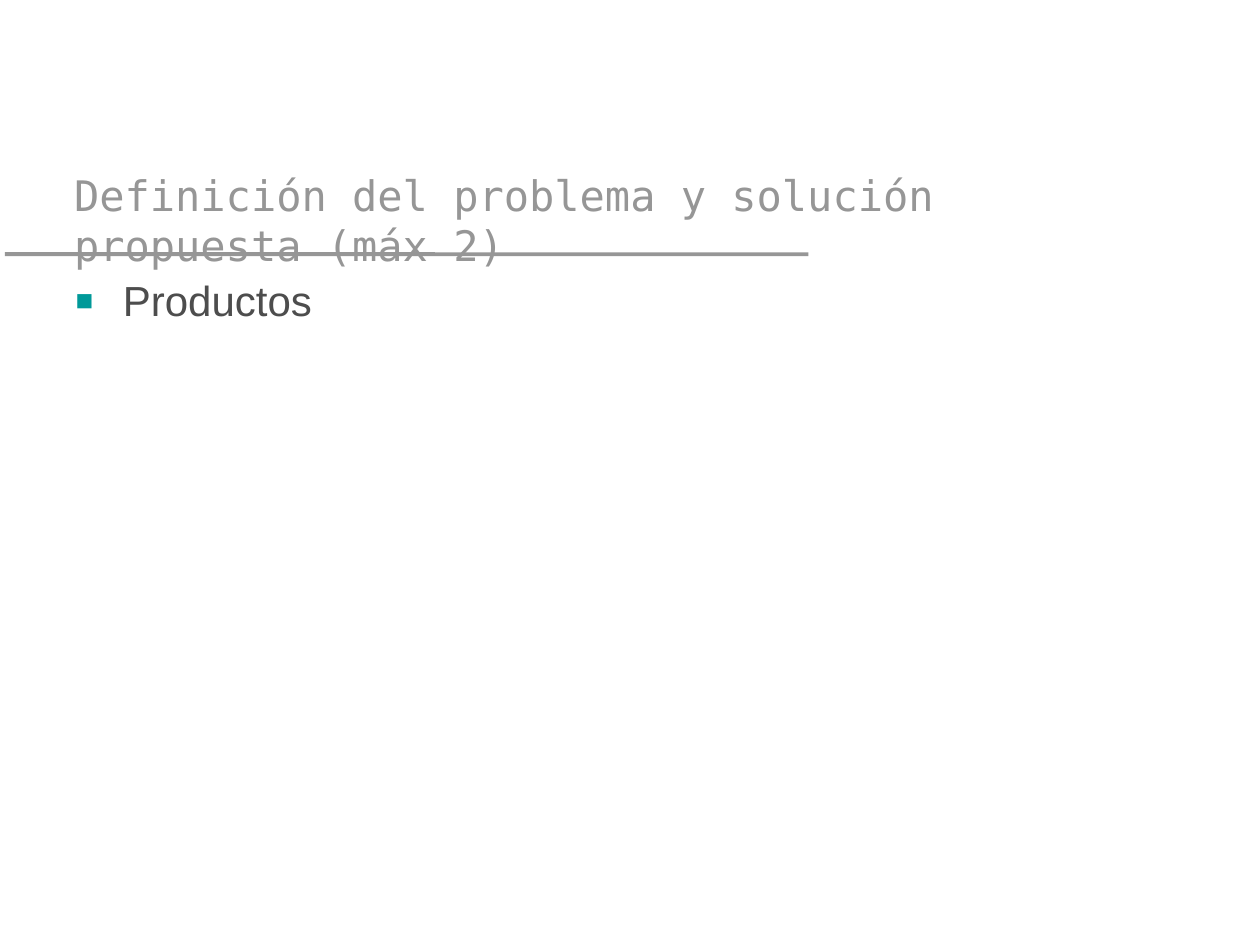
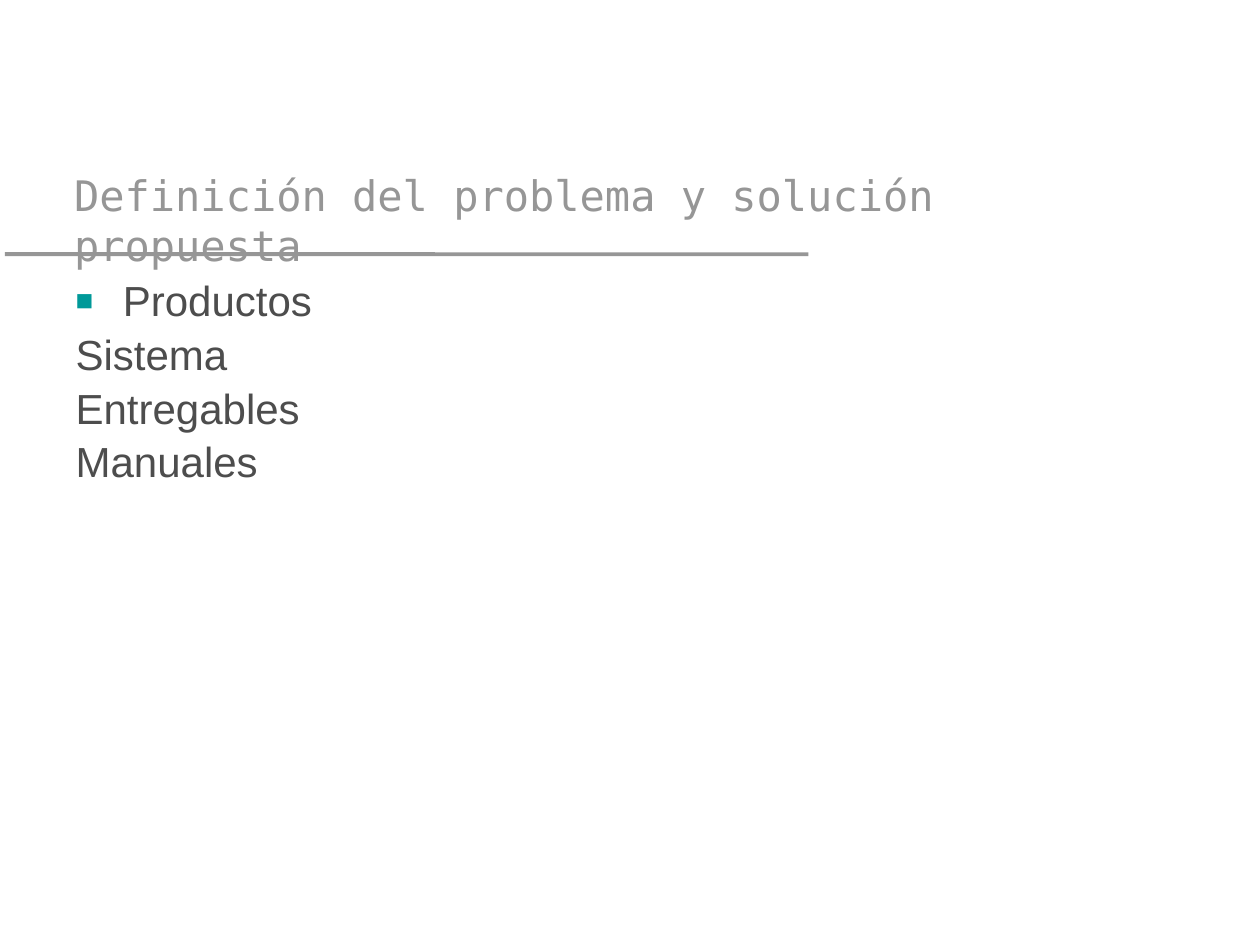
Before and after one commit to yano2h/TESIS, a slide deck: slide 16 of Presentaciones/Plantilla Pres 2_2012.pptx. Drawn at 1260x945 pixels with LibreOffice and Linux fonts; fonts in the diff are those of the drawing; background and template pictures are left out. Boxes give left, top, right and bottom in pixels: in the first picture for what was removed or moved away, otherwise in the second. Text is boxed around its words. In the diff, an @@ line names an element or a change of style, - is before the commit and + after.

```diff
--- a/Presentaciones/Plantilla Pres 2_2012.pptx
+++ b/Presentaciones/Plantilla Pres 2_2012.pptx
@@ title at (x1=74, y1=177, x2=933, y2=270): text changed @@
-Definición del problema y solución propuesta (máx 2)
+Definición del problema y solución propuesta
@@ text at (x1=76, y1=339, x2=300, y2=478): paragraphs added @@
+Sistema
+Entregables
+Manuales
```
Also in this commit, not shown: 4 other slides changed, 1 slide removed.
